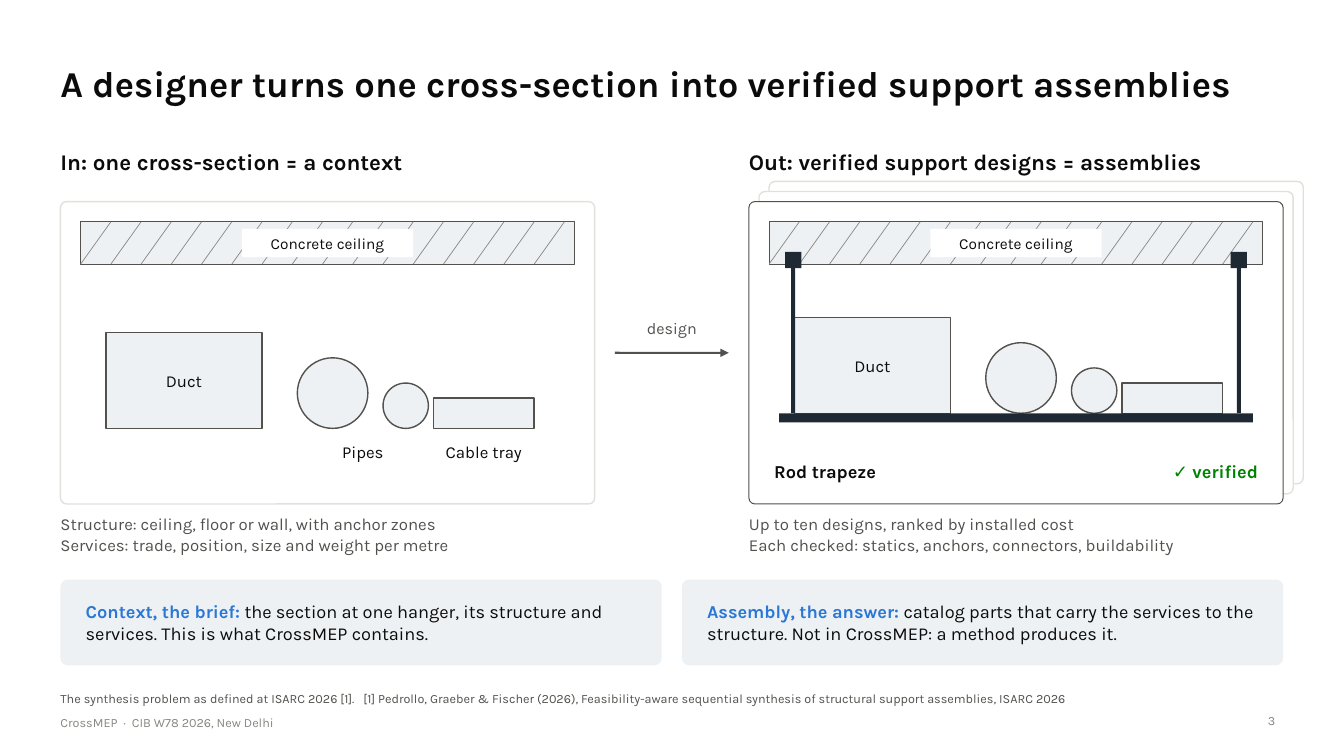
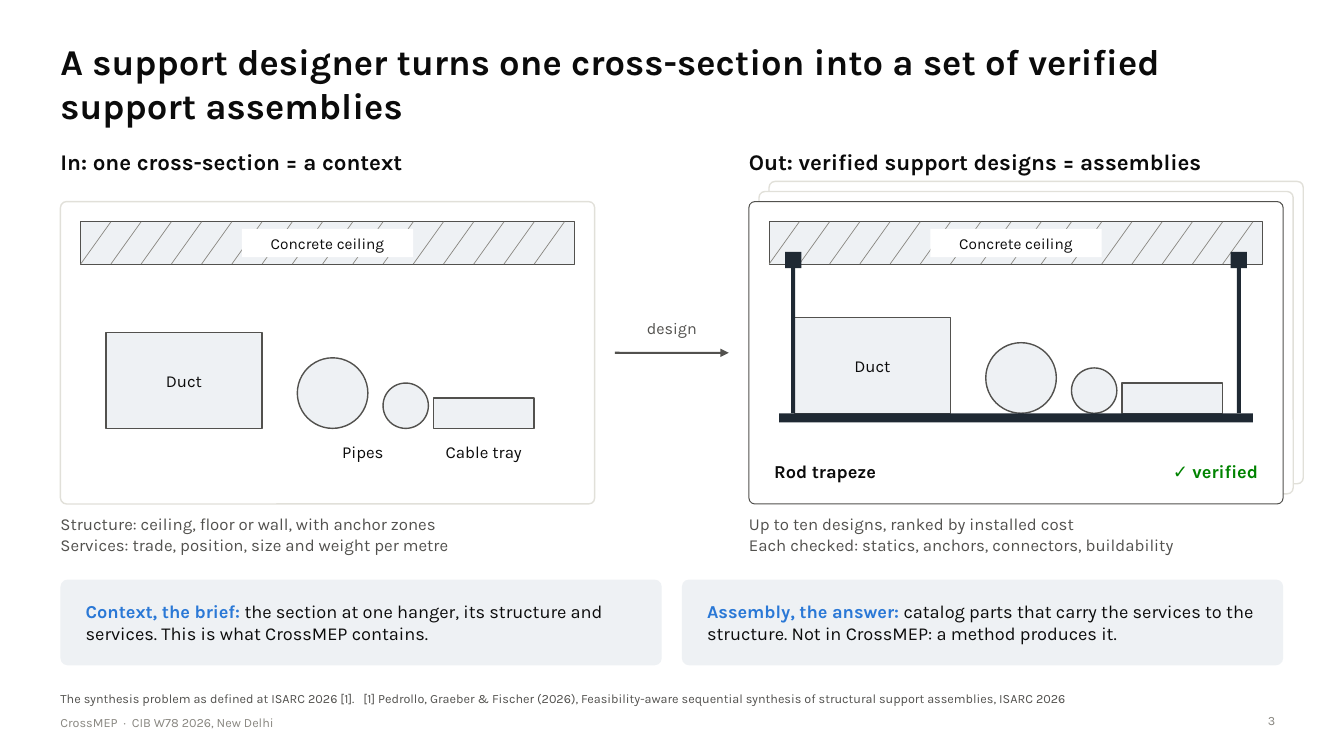
Before and after one commit to lavinia-ped/CrossMEP_Dataset, a slide deck: slide 3 of docs/CrossMEP_CIBW78_talk.pptx. Drawn at 1344x756 pixels with LibreOffice and Linux fonts; fonts in the diff are those of the drawing. Boxes give left, top, right and bottom in pixels: in the first picture for what was removed or moved away, otherwise in the second. Text is boxed around its words. In the diff, an @@ line names an element or a change of style, - is before the commit and + after.

Commit message:
Talk: fuller sentence titles on every slide

```diff
--- a/docs/CrossMEP_CIBW78_talk.pptx
+++ b/docs/CrossMEP_CIBW78_talk.pptx
@@ title at box(60, 49, 1159, 128): text changed @@
-A designer turns one cross-section into verified support assemblies
+A support designer turns one cross-section into a set of verified support assemblies
```
Also in this commit, not shown: 14 other slides changed, 5 other files.
